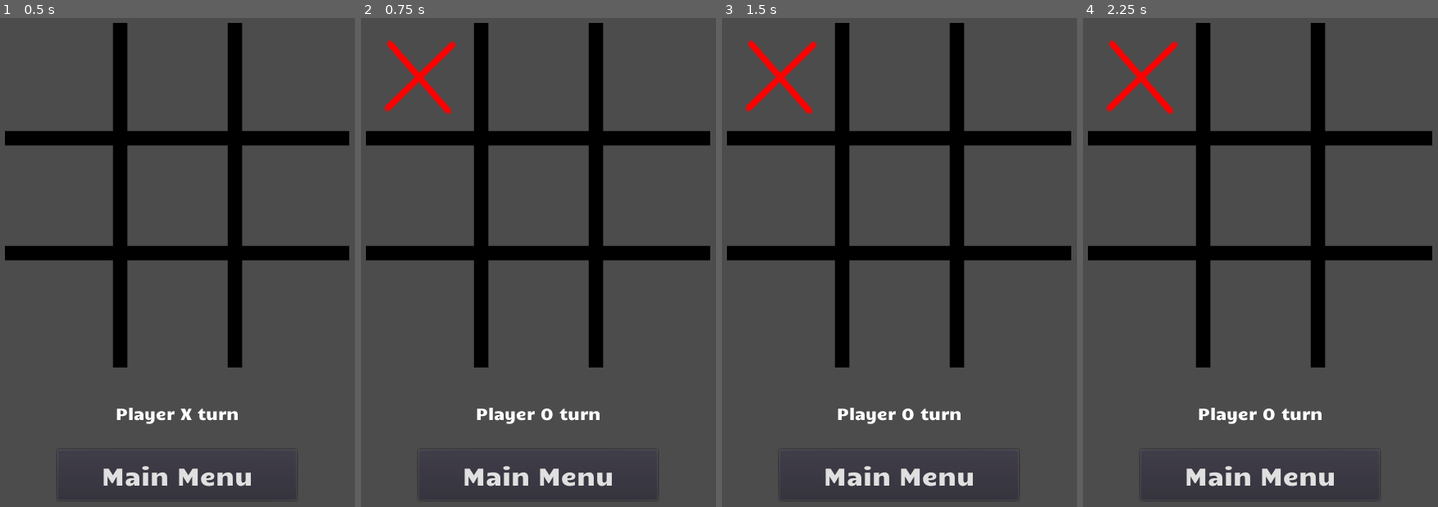
Above: before the commit, frames 1-4 (left to right).
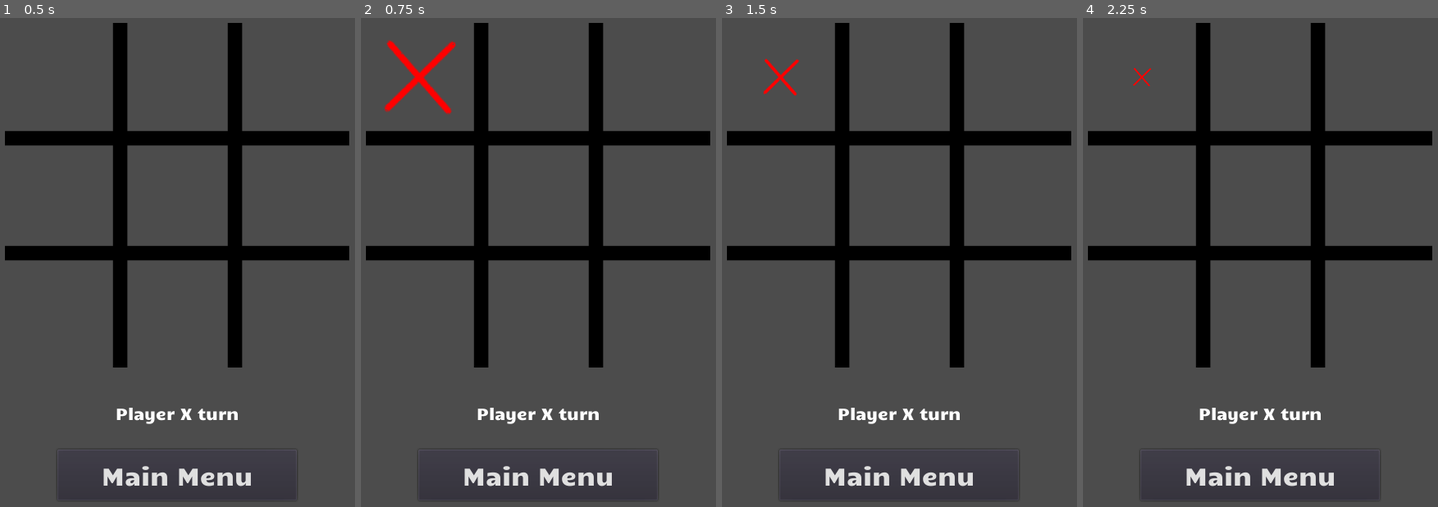
Above: after the commit, the same moments.

Repository: edd34/TicTacToe_Godot
Game: Godot game, scene res://Scenes/TwoPlayer.tscn
Two runs of this game, one before a commit and one after it. Both use one fixed random seed, a clock stepped at 60 frames per second and the inputs below. This scene is started directly instead of the project's main scene.
Inputs (mouse positions are in pixels of both pictures, inside the frame that each line leads up to):
- Up to frame 1 (0.5 s): no input
- Up to frame 2 (0.75 s): click (421, 76) at 0.52 s
- Up to frame 3 (1.5 s): click (782, 76) at 1.27 s
- Up to frame 4 (2.25 s): click (1143, 76) at 2.02 s

Frame 1 is identical in both runs. In frame 2, 0.3% of the frame differs, in the area x 32-68%, y 79-84%; in frame 3, 1.0%; in frame 4, 1.1%, in the area x 6-68%, y 4-84%.
Error after the commit: Attempt to call function 'play' in base 'null instance' on a null instance. (res://Scripts/button/button.gd:17)

Commit message:
detect draw

Diff:
--- a/Scripts/button/button.gd
+++ b/Scripts/button/button.gd
@@ -3,18 +3,31 @@
 onready var board = get_tree().get_root().get_node("Node/Script/Board")
 onready var parent_node = int(get_parent().name)
 onready var label = get_tree().get_root().get_node("Node/UI/Info/Label")
+onready var PlayCross_node = get_tree().get_root().get_node("Node/SFX/PlayCross")
+onready var PlayCircle_node = get_tree().get_root().get_node("Node/SFX/PlayCircle")
+onready var PlayWin_node = get_tree().get_root().get_node("Node/SFX/Win")
+onready var PlayLose_node = get_tree().get_root().get_node("Node/SFX/Lose")
+onready var PlayDraw_node = get_tree().get_root().get_node("Node/SFX/Lose")
 
 func _on_TextureButton_pressed():
 	if (board.state == board.GameState.IN_PROGRESS and \
 	!board.isCellValueAlreadySet(parent_node)):
 		if board.player_currentTurn == board.Player.X :
 			get_node("../Sprite").setSprite_X()
+			PlayCross_node.play()
 		elif board.player_currentTurn == board.Player.O :
 			get_node("../Sprite").setSprite_O()
+			PlayCircle_node.play()
 		board.mark(parent_node)
 
-	if(board.state == board.GameState.FINISHED):
+	if board.return_available_move().size() == 0 :
+		board.state = board.GameState.FINISHED
+		label.text = "Draw"
+		PlayDraw_node.play()
+
+	elif board.state == board.GameState.FINISHED :
 		label.text = "Winner is "+board.getWinner()+" !"
+		PlayWin_node.play()
 		pass
 	else:
 		match board.player_currentTurn :
